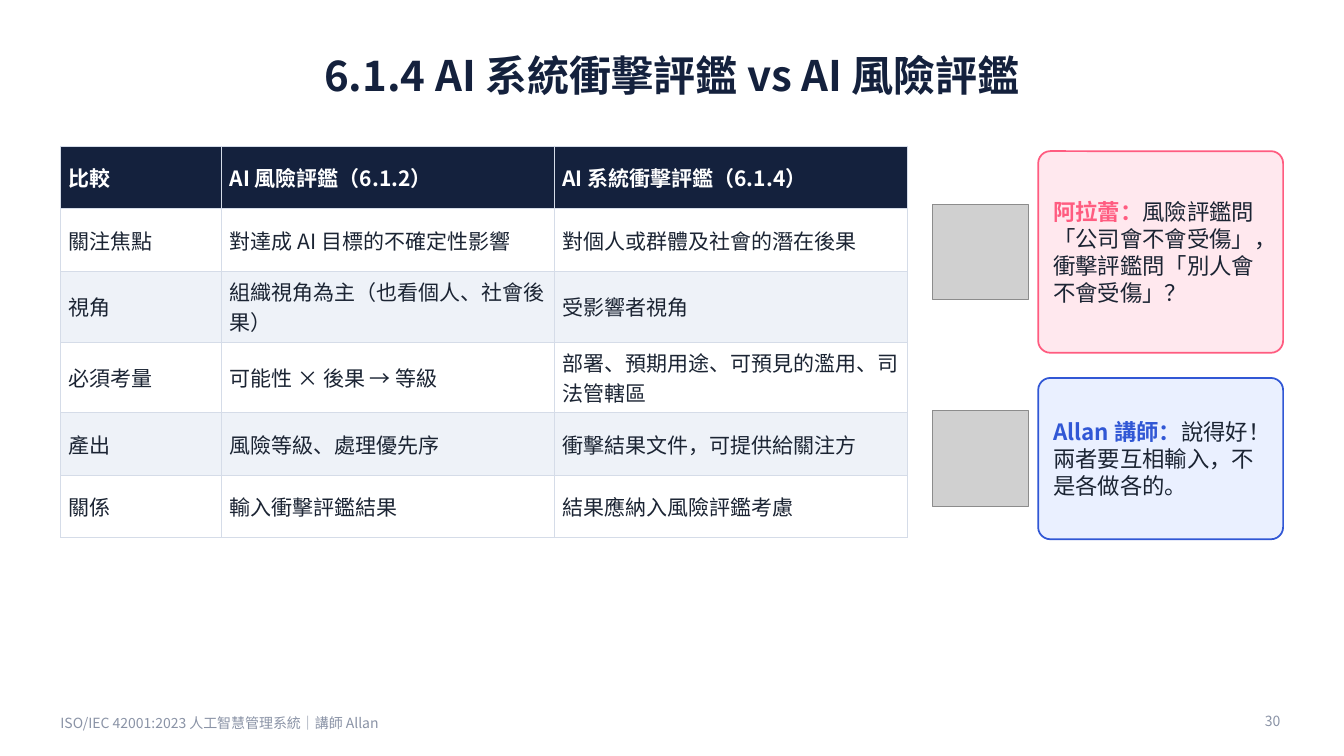
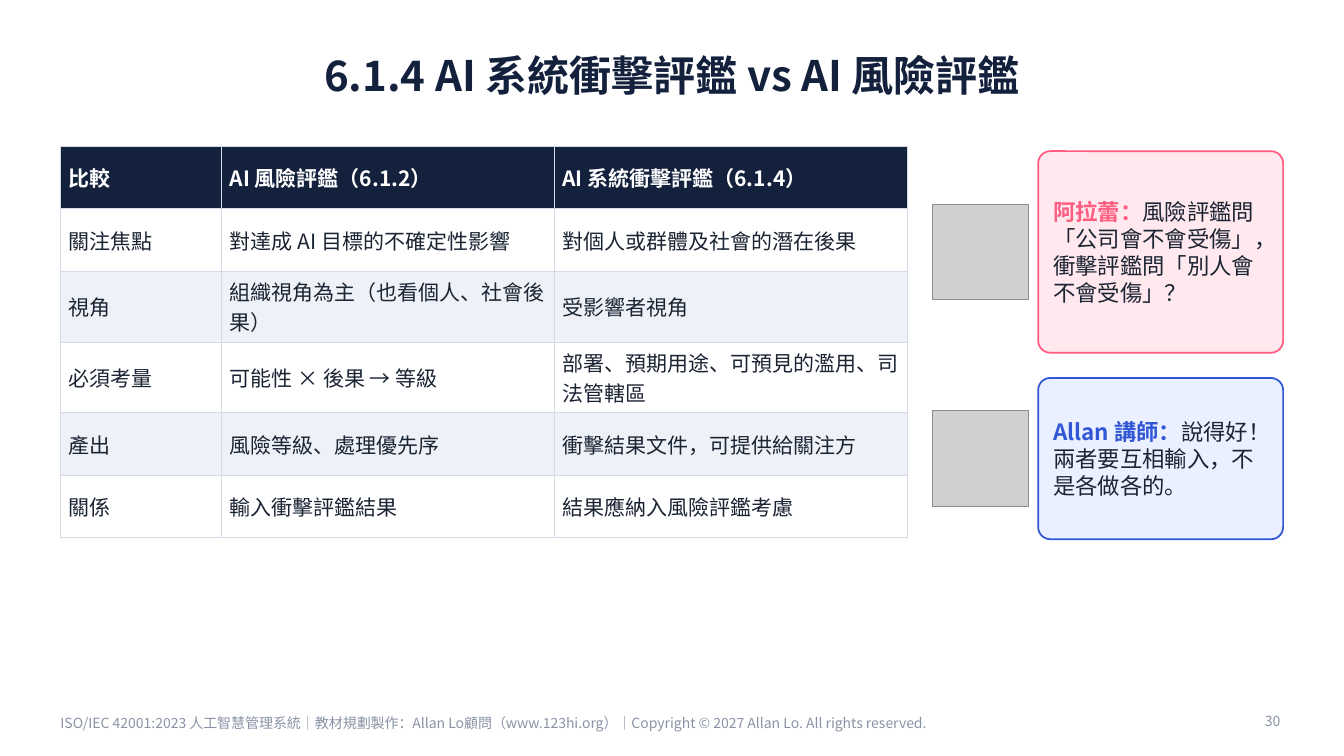
Before and after one commit to allanloplus/ISO42001_Course, a slide deck: slide 30 of slides/ISO42001_實體課程簡報_3小時.pptx. Drawn at 1344x756 pixels with LibreOffice and Linux fonts; fonts in the diff are those of the drawing; grey boxes stand for pictures. Boxes give left, top, right and bottom in pixels: in the first picture for what was removed or moved away, otherwise in the second. Text is boxed around its words. In the diff, an @@ line names an element or a change of style, - is before the commit and + after.

```diff
--- a/slides/ISO42001_實體課程簡報_3小時.pptx
+++ b/slides/ISO42001_實體課程簡報_3小時.pptx
@@ text at (60, 716, 927, 732): text changed @@
-ISO/IEC 42001:2023 人工智慧管理系統｜講師 Allan
+ISO/IEC 42001:2023 人工智慧管理系統｜教材規劃製作：Allan Lo顧問（www.123hi.org）｜Copyright © 2027 Allan Lo. All rights reserved.
```
Also in this commit, not shown: 65 other slides changed, 27 other files.
